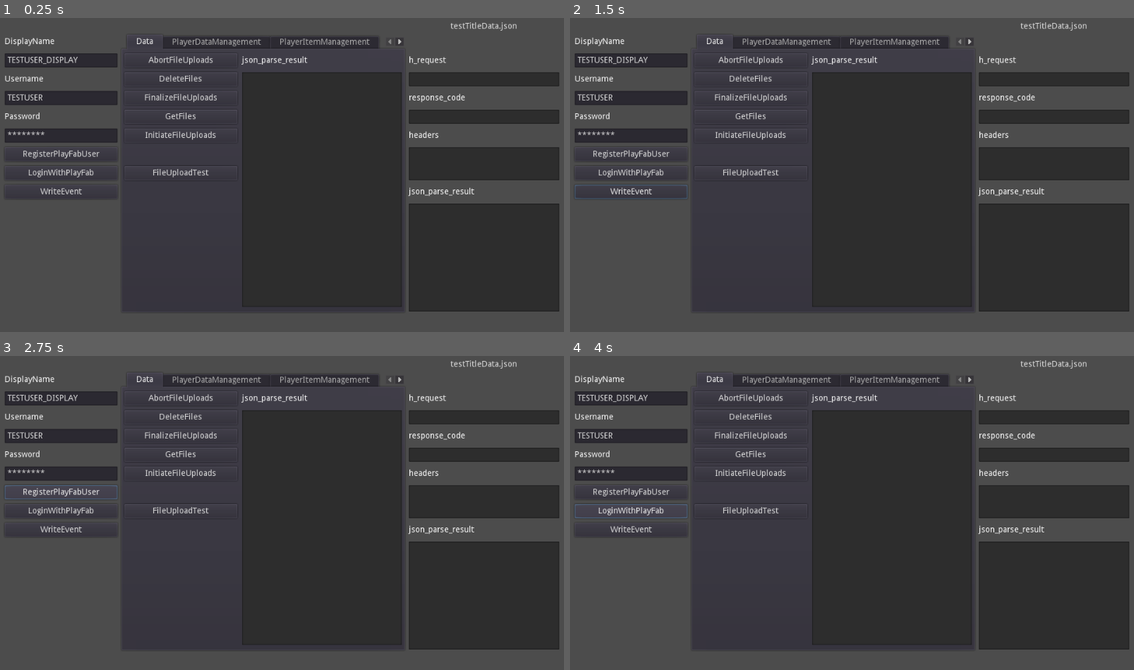
Above: before the commit, frames 1-4 (two rows, left to right).
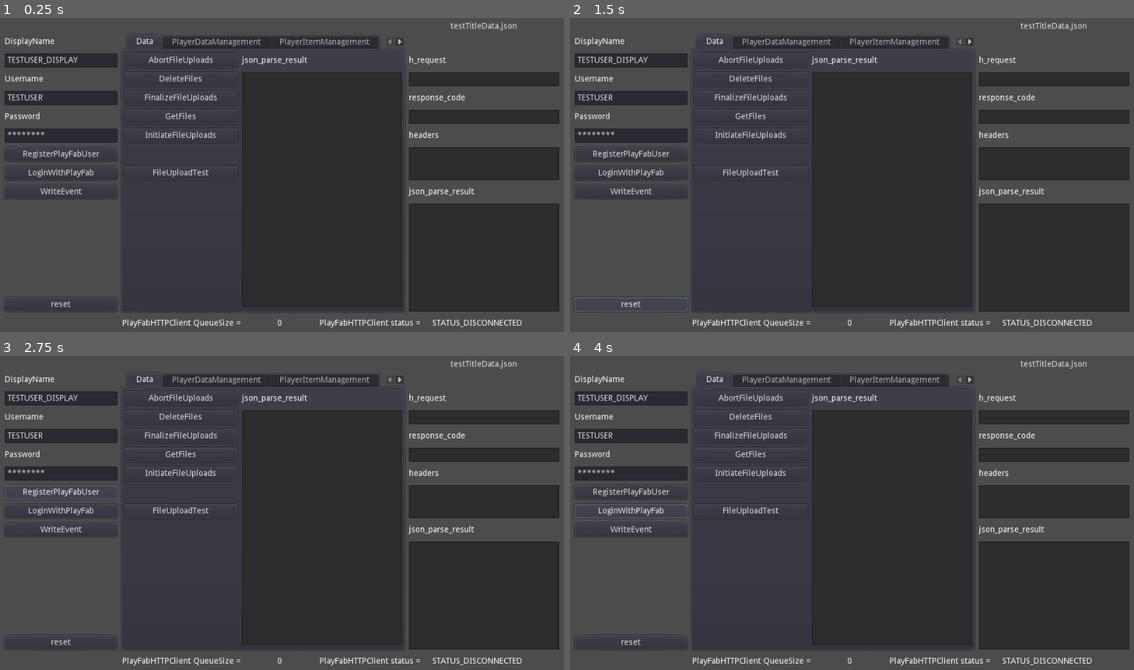
Above: after the commit, the same moments.

Repository: MizunagiKB/PlayFab_GDScriptSdk
Game: Godot game, scene res://main.tscn
Two runs of this game, one before a commit and one after it. Both use one fixed random seed, a clock stepped at 60 frames per second and the inputs below.
Inputs (mouse positions are in pixels of both pictures, inside the frame that each line leads up to):
- Up to frame 1 (0.25 s): no input
- Up to frame 2 (1.5 s): click "WriteEvent" at 0.5 s; click (632, 303) at 1.25 s, where only the run after the commit has a clickable "reset"
- Up to frame 3 (2.75 s): click "RegisterPlayFabUser" at 2 s
- Up to frame 4 (4 s): click "RegisterPlayFabUser" at 2.75 s; click "LoginWithPlayFab" at 3.5 s

The runs differ from the first frame. In frame 1, 0.6% of the frame differs, in the area x 1-93%, y 90-99%; in frame 2, 0.7%, in the area x 0-93%, y 53-99%; in frame 3, 0.6%; in frame 4, 0.6%.
Error in both runs: Invalid get index 'TitleId' (on base: 'Nil'). (res://main.gd:32)

Commit message:
Returns the number of waiting requests.

Diff:
--- a/PlayFabSDK/PlayFab.gd
+++ b/PlayFabSDK/PlayFab.gd
@@ -39,13 +39,66 @@
 
 
 # --------------------------------------------------------------------- var(s)
-var _http_cli = null
+var _http_cli: PlayFabHTTPClient = null
 
 
 # ------------------------------------------------------------------ signal(s)
 # -------------------------------------------------------------------- func(s)
+func status_ntoa(n):
+    match n:
+        HTTPClient.STATUS_DISCONNECTED:
+            return "STATUS_DISCONNECTED"
+        HTTPClient.STATUS_RESOLVING:
+            return "STATUS_RESOLVING"
+        HTTPClient.STATUS_CANT_RESOLVE:
+            return "STATUS_CANT_RESOLVE"
+        HTTPClient.STATUS_CONNECTING:
+            return "STATUS_CONNECTING"
+        HTTPClient.STATUS_CANT_CONNECT:
+            return "STATUS_CANT_CONNECT"
+        HTTPClient.STATUS_CONNECTED:
+            return "STATUS_CONNECTED"
+        HTTPClient.STATUS_REQUESTING:
+            return "STATUS_REQUESTING"
+        HTTPClient.STATUS_BODY:
+            return "STATUS_BODY"
+        HTTPClient.STATUS_CONNECTION_ERROR:
+            return "STATUS_CONNECTION_ERROR"
+        HTTPClient.STATUS_SSL_HANDSHAKE_ERROR:
+            return "STATUS_SSL_HANDSHAKE_ERROR"
+        var unknown_status_code:
+            return "STATUS_[UNKNOWN %d]" % (unknown_status_code)
+
+
+func is_valid() -> bool:
+    return _http_cli != null
+
+
+func reset():
+    if is_valid() == true:
+        _http_cli.reset()
+
+
+func get_status():
+    if is_valid() == false:
+        return HTTPClient.STATUS_DISCONNECTED
+    else:
+        return _http_cli.status_curr
+
+
+func request_queue_size() -> int:
+    if is_valid() == false:
+        return 0
+    else:
+        var queue_size = _http_cli._request_buffers.size()
+        if _http_cli._current_request != null:
+            queue_size += 1
+        return queue_size
+
+
 func _ready():
     _http_cli = load("res://PlayFabSDK/PlayFabHttpClient.gd").new()
 
+
 func _process(delta):
     _http_cli.update(delta)
--- a/PlayFabSDK/PlayFabHttpClient.gd
+++ b/PlayFabSDK/PlayFabHttpClient.gd
@@ -1,4 +1,5 @@
 extends HTTPClient
+class_name PlayFabHTTPClient
 
 
 # -------------------------------------------------------------------- enum(s)
@@ -270,17 +271,34 @@
 
 
 func reset():
+    close()
+
     _current_request = null
-    _request_buffers = []
+    _request_buffers.clear()
+    status_curr = get_status()
 
     connecting = false
 
-    close()
+
+func request_cancel(h_request):
+    var pos = 0
+    var list_remove_target = []
+
+    for req in _request_buffers:
+        if req.h_request == h_request:
+            list_remove_target.append(pos)
+        pos += 1
+
+    for n in list_remove_target:
+        _request_buffers.remove(n)
+
+    return list_remove_target.size() > 0
 
 
 func update(delta):
     if poll() == OK:
-        status_curr = get_status()
+        pass
+    status_curr = get_status()
 
     if _current_request == null:
         if _request_buffers.size() > 0:
--- a/main.gd
+++ b/main.gd
@@ -33,6 +33,11 @@
     PlayFabSettings.DeveloperSecretKey = res.result["developerSecretKey"]
 
 
+func _process(delta):
+    $lbl_queue_size/value.text = String(PlayFab.request_queue_size())
+    $lbl_status/value.text = PlayFab.status_ntoa(PlayFab.get_status())
+
+
 func _on_btn_register_pressed():
     var dict_request = {
         "TitleId": PlayFabSettings.TitleId,
@@ -64,7 +69,6 @@
 
 
 func _on_btn_event_pressed():
-
     var dict_request = {
         "Events": [
             {"EventNamespace": "custom.test", "Name": "TESTEVENT", "Payload": {"ABCDEFGH": "01234567"}}
@@ -76,17 +80,6 @@
         funcref(self, "_request_completed")
     )
 
-"""
-func _on_btn_initiate_file_uploads_pressed():
 
-    var id = PlayFabSettings._internalSettings.EntityToken["Entity"]["Id"]
-    var dict_request = {
-        "Entity": {"Id": id, "Type": "title_player_account"},
-        "FileNames": "Test"
-       }
-
-    PlayFab.Data.InitiateFileUploads(
-        dict_request,
-        funcref(self, "_request_completed")
-    )
-"""
+func _on_btn_reset_pressed():
+    PlayFab.reset()
--- a/main.tscn
+++ b/main.tscn
@@ -155,6 +155,26 @@
 "_edit_use_anchors_": false
 }
 
+[node name="btn_event" type="Button" parent="ui"]
+margin_left = 8.0
+margin_top = 288.0
+margin_right = 200.0
+margin_bottom = 312.0
+text = "WriteEvent"
+__meta__ = {
+"_edit_use_anchors_": false
+}
+
+[node name="btn_reset" type="Button" parent="ui"]
+margin_left = 8.0
+margin_top = 480.0
+margin_right = 200.0
+margin_bottom = 504.0
+text = "reset"
+__meta__ = {
+"_edit_use_anchors_": false
+}
+
 [node name="lbl_h_request" type="Label" parent="ui"]
 margin_left = 696.0
 margin_top = 64.0
@@ -241,15 +261,49 @@
 "_edit_use_anchors_": false
 }
 
-[node name="btn_event" type="Button" parent="ui"]
-margin_left = 8.0
-margin_top = 288.0
-margin_right = 200.0
-margin_bottom = 312.0
-text = "WriteEvent"
+[node name="lbl_queue_size" type="Label" parent="."]
+margin_left = 208.0
+margin_top = 512.0
+margin_right = 416.0
+margin_bottom = 536.0
+text = "PlayFabHTTPClient QueueSize ="
+valign = 1
+__meta__ = {
+"_edit_use_anchors_": false
+}
+
+[node name="value" type="Label" parent="lbl_queue_size"]
+margin_left = 208.0
+margin_right = 272.0
+margin_bottom = 24.0
+text = "0"
+align = 2
+valign = 1
+__meta__ = {
+"_edit_use_anchors_": false
+}
+
+[node name="lbl_status" type="Label" parent="."]
+margin_left = 544.0
+margin_top = 512.0
+margin_right = 720.0
+margin_bottom = 536.0
+text = "PlayFabHTTPClient status ="
+valign = 1
+__meta__ = {
+"_edit_use_anchors_": false
+}
+
+[node name="value" type="Label" parent="lbl_status"]
+margin_left = 192.0
+margin_right = 408.0
+margin_bottom = 24.0
+text = "STATUS_[]"
+valign = 1
 __meta__ = {
 "_edit_use_anchors_": false
 }
 [connection signal="pressed" from="ui/btn_register" to="." method="_on_btn_register_pressed"]
 [connection signal="pressed" from="ui/btn_login" to="." method="_on_btn_login_pressed"]
 [connection signal="pressed" from="ui/btn_event" to="." method="_on_btn_event_pressed"]
+[connection signal="pressed" from="ui/btn_reset" to="." method="_on_btn_reset_pressed"]
--- a/project.godot
+++ b/project.godot
@@ -8,9 +8,14 @@
 
 config_version=4
 
-_global_script_classes=[  ]
+_global_script_classes=[ {
+"base": "HTTPClient",
+"class": "PlayFabHTTPClient",
+"language": "GDScript",
+"path": "res://PlayFabSDK/PlayFabHttpClient.gd"
+} ]
 _global_script_class_icons={
-
+"PlayFabHTTPClient": ""
 }
 
 [application]
Not shown, changed: README.md
